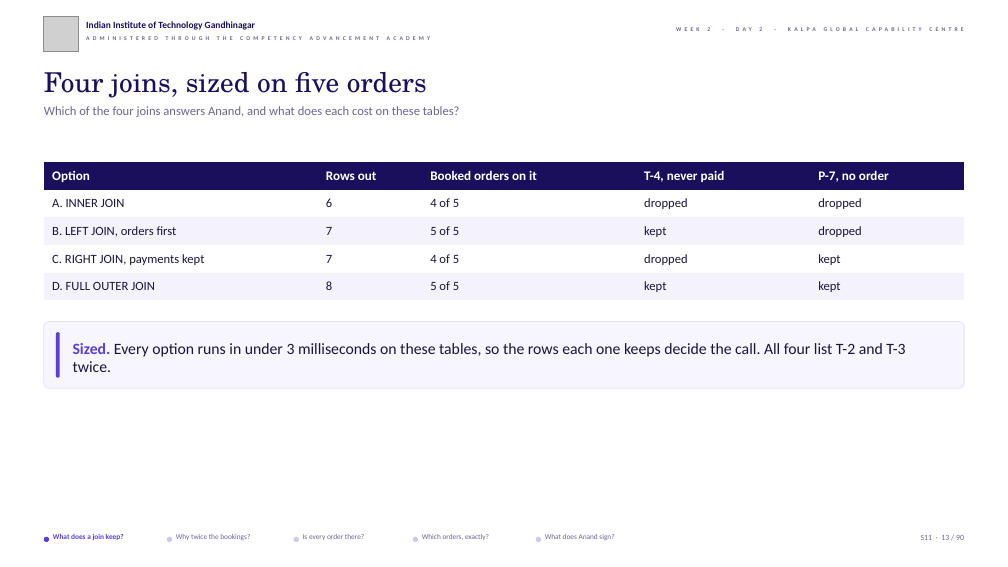
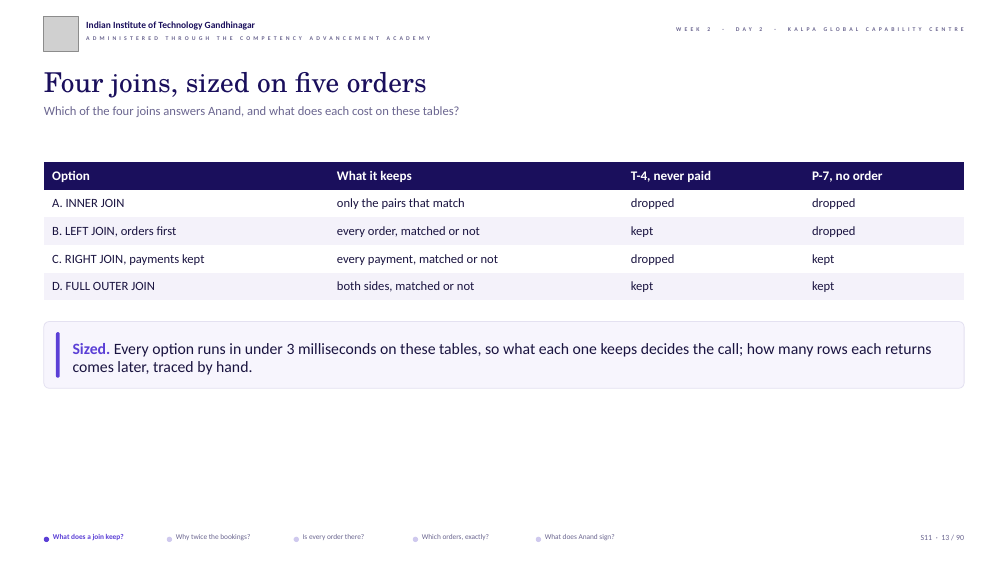
Before and after one commit to fde-academy-lab/c2-content-factory, a slide deck: slide 13 of content/W02/D2/slides/C2_W02_D02_half1_STUDENT.pptx. Drawn at 1008x567 pixels with LibreOffice and Linux fonts; fonts in the diff are those of the drawing; grey boxes stand for pictures; background and template pictures are left out. Boxes give left, top, right and bottom in pixels: in the first picture for what was removed or moved away, otherwise in the second. Text is boxed around its words. In the diff, an @@ line names an element or a change of style, - is before the commit and + after.

```diff
--- a/content/W02/D2/slides/C2_W02_D02_half1_STUDENT.pptx
+++ b/content/W02/D2/slides/C2_W02_D02_half1_STUDENT.pptx
@@ table at [44,162,965,300] @@
-column 2: Rows out | 6 | 7 | 7 | 8
-column 3: Booked orders on it | 4 of 5 | 5 of 5 | 4 of 5 | 5 of 5
+column 2: What it keeps | only the pairs that match | every order, matched or not | every payment, matched or not | both sides, matched or not
@@ text at [73,343,931,375]: text changed @@
-Sized. Every option runs in under 3 milliseconds on these tables, so the rows each one keeps decide the call. All four list T-2 and T-3 twice.
+Sized. Every option runs in under 3 milliseconds on these tables, so what each one keeps decides the call; how many rows each returns comes later, traced by hand.
```
Also in this commit, not shown: 13 other slides changed, 34 other files.
